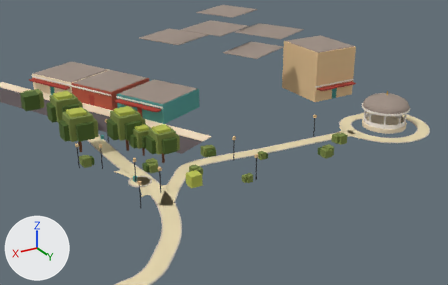
One commit to the glTF model newcity/chunk_-1_0.glb: the scene before it, then after it.
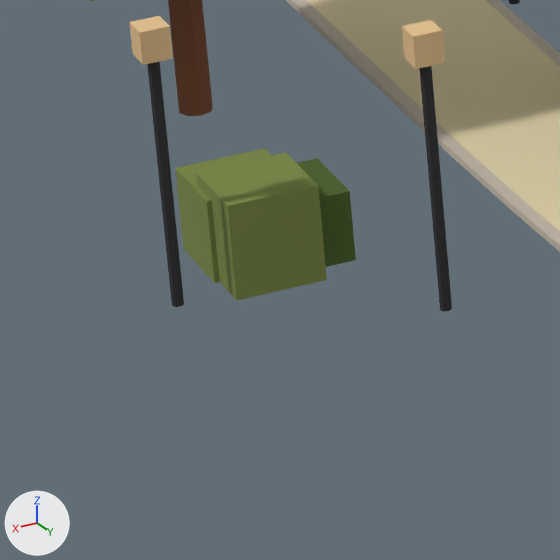
Each version appears first from a 50 mm camera at (26.5, 73.4, 44.8) aimed at (-28.1, -17.5, -0.7), and next in a close-up on the part from 14% to 25% of the width and 50% to 67% of the height. The lights are fixed; the arrows at lower left show +X, +Y and +Z. The older version's two pictures come first. Vertices at exactly the same position are counted once.

In view in the first close-up: 'chunk_-1_0__ground', 'chunk_-1_0__lamp', 'chunk_-1_0__tree'.
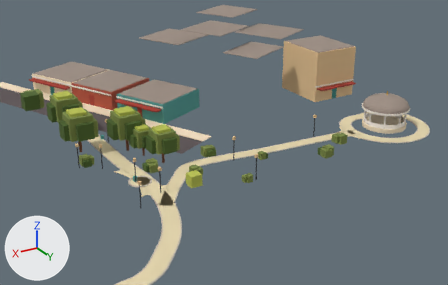
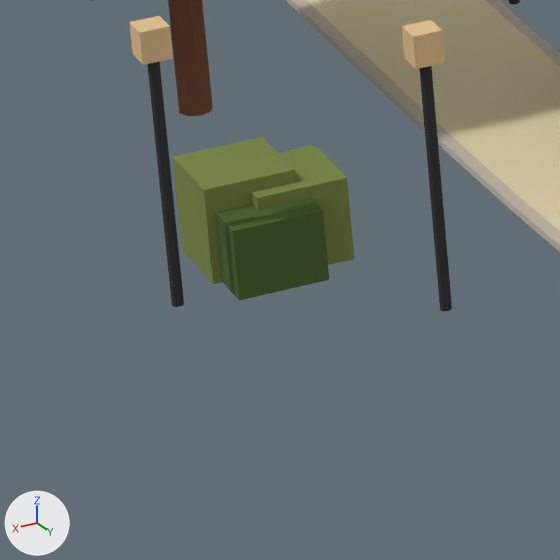
Location of each change, (x1, y1, x2, y2) in pixels of the close-ups (560 x 560 px; the box of a moved part takes in the faces that stretch with it):
'chunk_-1_0__tree', reshaped: before (90, 0, 356, 300); after (90, 0, 354, 300)
part 1 of me_trunk9, moved or reshaped: before (175, 148, 271, 283); after (252, 145, 354, 265)
part 2 of me_trunk9, moved or reshaped: before (196, 152, 327, 300); after (173, 137, 295, 284)
part 3 of me_trunk9, moved or reshaped: before (297, 158, 356, 267); after (216, 199, 329, 300)

The edits, one by one:
me_trunk9 has 536 vertices, 824 faces and spans x -46.6..1.4, y -46.3..0.3, z 0.0..7.6.
me_trunk9 is used by ob_chunk__1_0__tree; location (0.0, 0.0, 0.0).
me_trunk9 part 1: the loose piece of 8 vertices spanning x -3.0..-1.7, y -20.9..-19.5, z 0.0..1.3 is moved by (-0.7, 0.3, 0.0).
me_trunk9 part 2: the loose piece of 8 vertices spanning x -3.1..-1.7, y -20.2..-18.8, z 0.0..1.5 is moved by (0.1, -0.7, 0.0).
me_trunk9 part 3: the loose piece of 8 vertices spanning x -3.7..-2.3, y -20.6..-19.2, z 0.0..1.1 is moved by (0.6, 0.4, 0.0).
